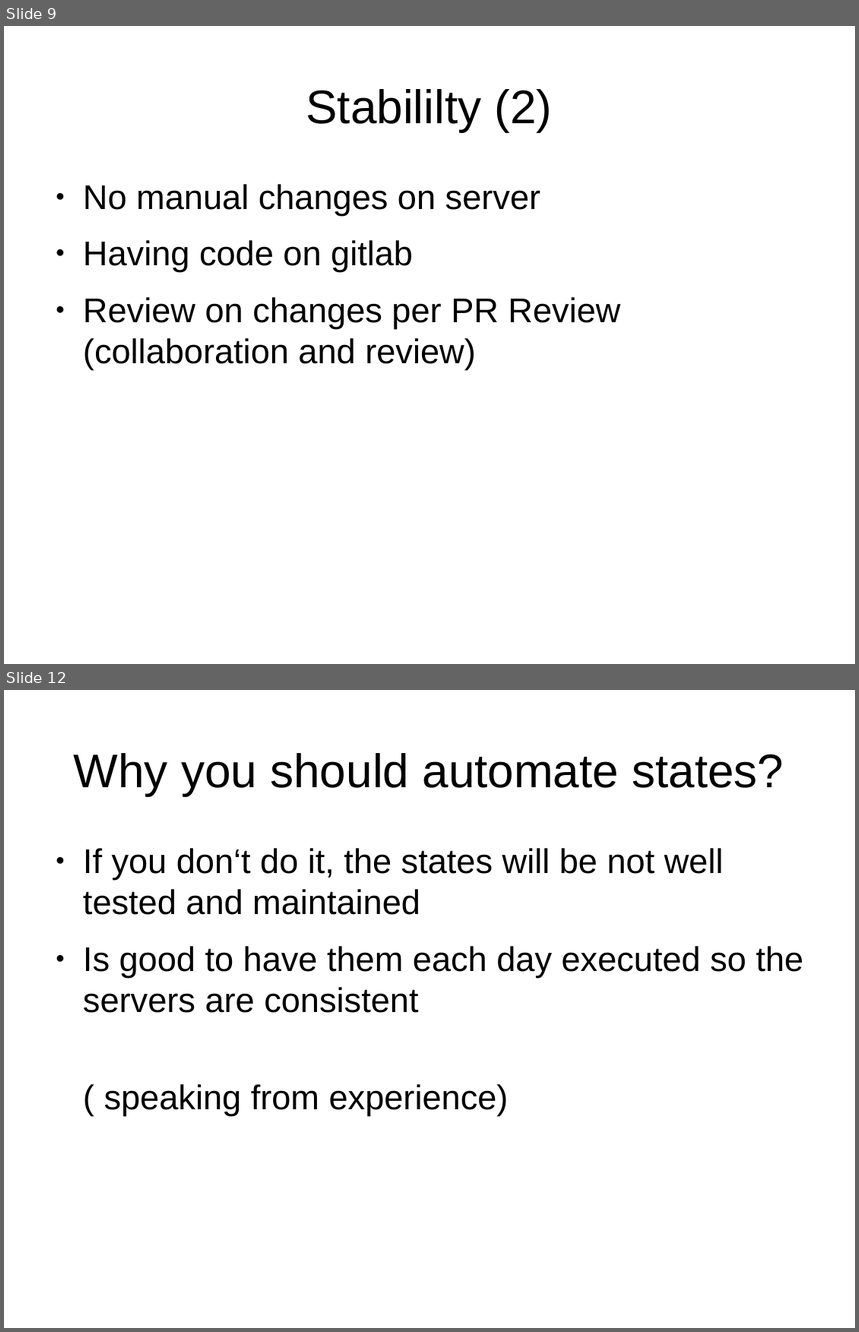
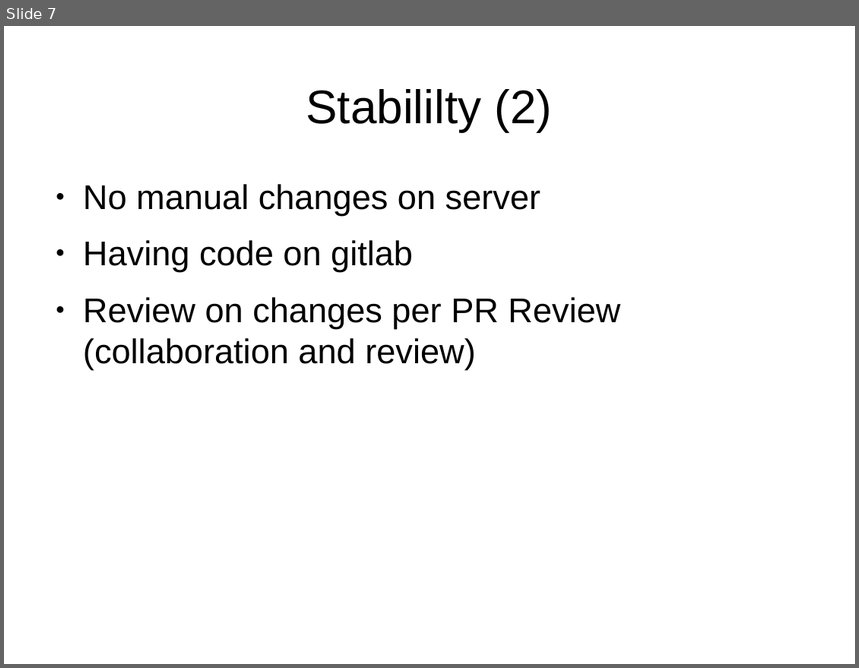
Before and after one commit to MalloZup/presentations, a slide deck: 2018/salt-ssh/salt-ssh.odp. Shown one above the other, each under a label of ours: slides 9 and 12 before the commit, slide 7 after it; the slides between them are not shown. The pictures are 859x1332 and 859x668 pixels, drawn with LibreOffice and Linux fonts; fonts in the diff are those of the drawing. Boxes give left, top, right and bottom in pixels: in the first picture for what was removed or moved away, otherwise in the second. Text is boxed around its words. In the diff, an @@ line names an element or a change of style, - is before the commit and + after.

```diff
--- a/2018/salt-ssh/salt-ssh.odp
+++ b/2018/salt-ssh/salt-ssh.odp
@@ slide 12 removed at bbox=[4, 690, 855, 1328], background #FFFFFF @@
@@ title removed at bbox=[74, 753, 784, 796] @@
-Why you should automate states?
@@ text removed at bbox=[83, 848, 804, 1116] @@
-● If you don‘t do it, the states will be not well tested and maintained
-● Is good to have them each day executed so the servers are consistent
-( speaking from experience)
@@ what was slide 9 is now slide 7 @@
```
Also in this commit, not shown: 6 slides changed, 7 slides added, 4 other slides removed.
